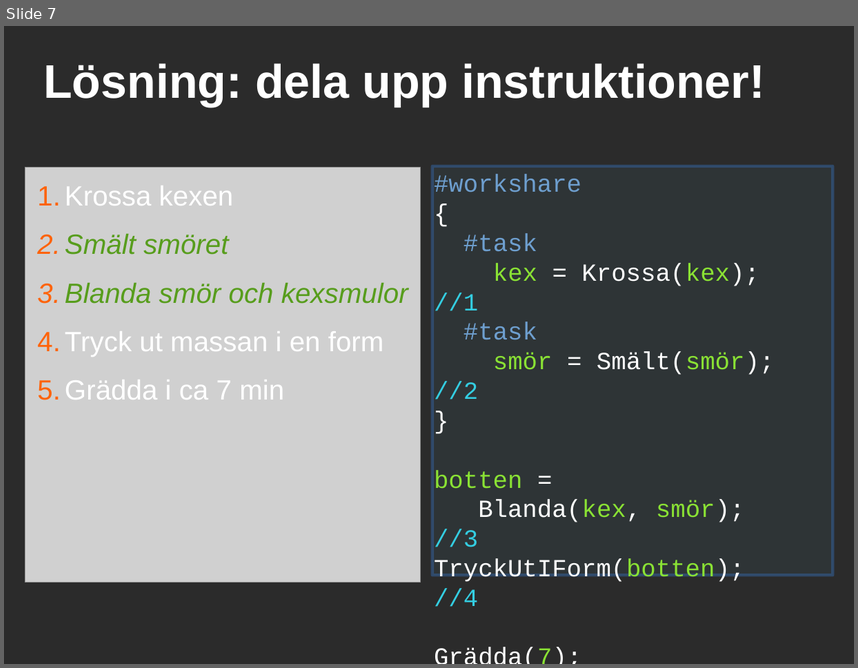
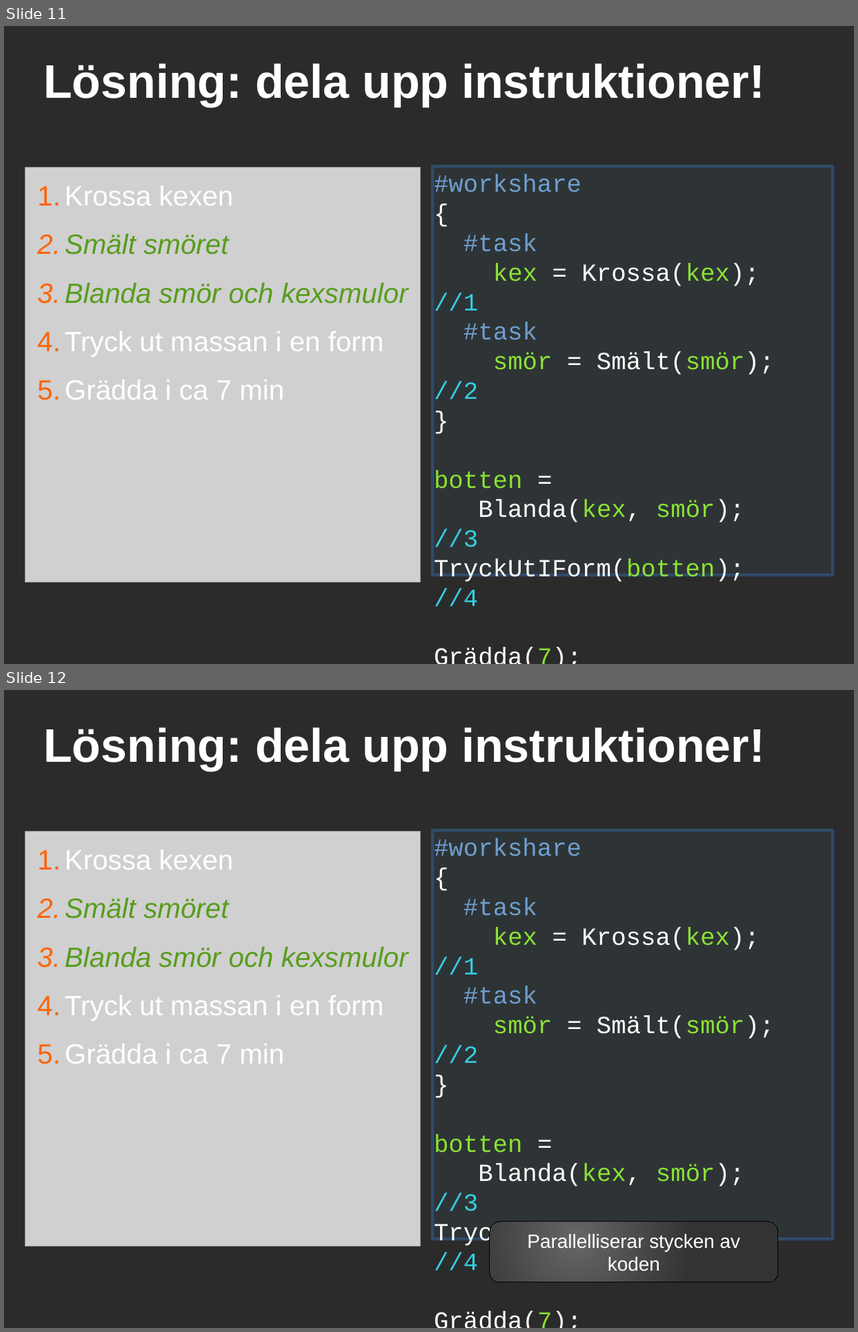
Before and after one commit to saifthe1/openfoam-openmp, a slide deck: presentation/pres.odp. Shown one above the other, each under a label of ours: slide 7 before the commit, slides 11 and 12 after it. The pictures are 858x668 and 858x1332 pixels, drawn with LibreOffice and Linux fonts; fonts in the diff are those of the drawing; grey boxes stand for pictures; background and template pictures are left out; a plain dark background stands for a picture behind light text. Boxes give left, top, right and bottom in pixels: in the first picture for what was removed or moved away, otherwise in the second. Text is boxed around its words. In the diff, an @@ line names an element or a change of style, - is before the commit and + after.

```diff
--- a/presentation/pres.odp
+++ b/presentation/pres.odp
@@ slide 12 added at [4,690,854,1328], background picture (left out) @@
@@ title added at [43,727,765,771], 44 pt, text #FFFFFF, bold @@
+Lösning: dela upp instruktioner!
@@ picture added at [25,831,421,1245] @@
@@ text added at [433,830,833,1247], fill #2E3436, outline #3465A4 2.83 pt, 23 pt, text #FFFFFF @@
+#workshare
+{
+#task
+kex = Krossa(kex); //1
+#task
+smör = Smält(smör); //2
+}
+botten =
+Blanda(kex, smör); //3
+TryckUtIForm(botten); //4
+Grädda(7); //5
@@ text added at [65,849,408,1063], 26 pt, text #FFFFFF @@
+1. Krossa kexen
+2. Smält smöret
+3. Blanda smör och kexsmulor
+4. Tryck ut massan i en form
+5. Grädda i ca 7 min
@@ rounded rectangle added at [490,1221,778,1283], fill gradient #666666 to #333333, outline #000000 0 pt, 18 pt, text #FFFFFF @@
+Parallelliserar stycken av koden
@@ what was slide 7 is now slide 11 @@
```
Also in this commit, not shown: 2 slides changed, 3 other slides added.
